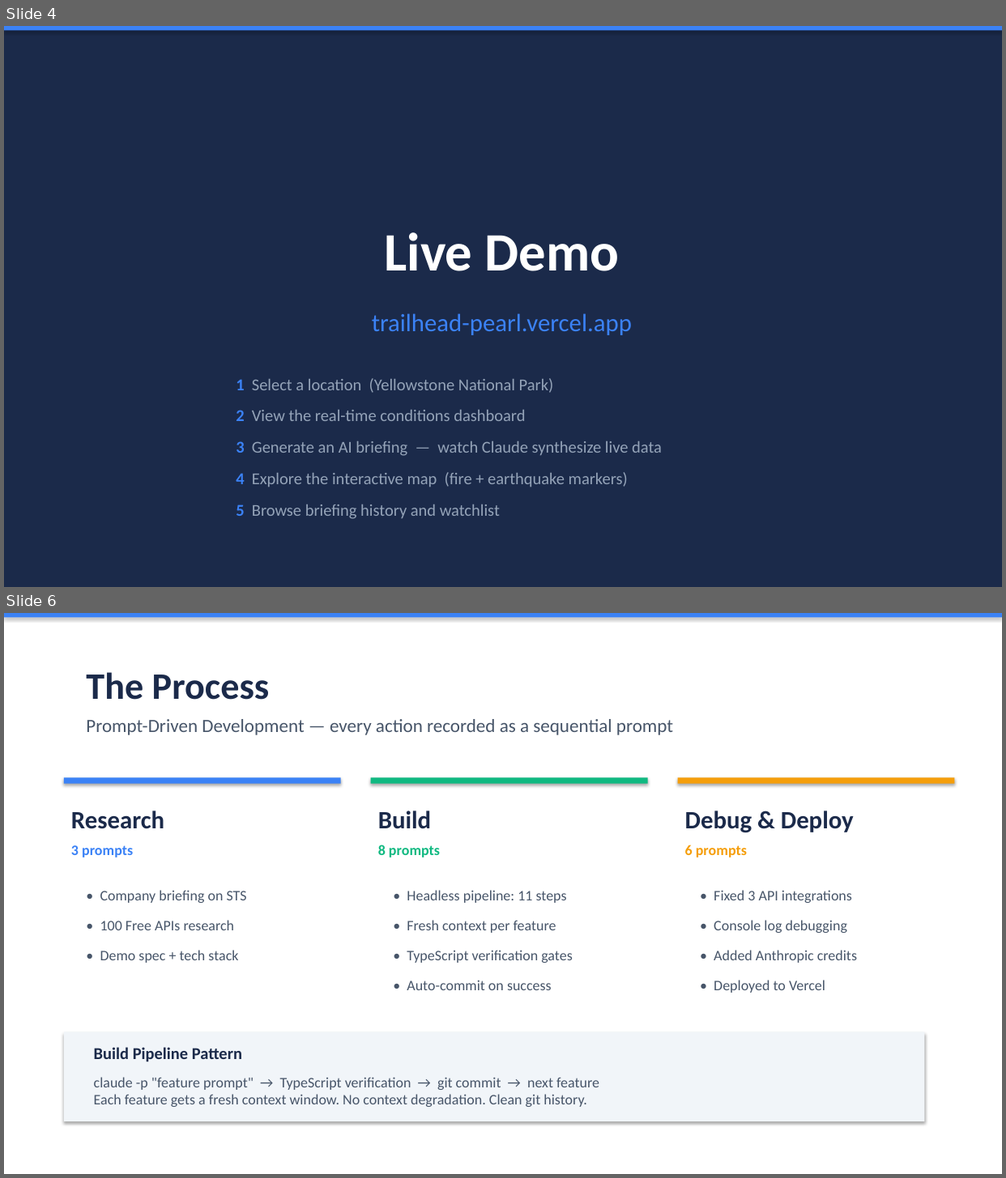
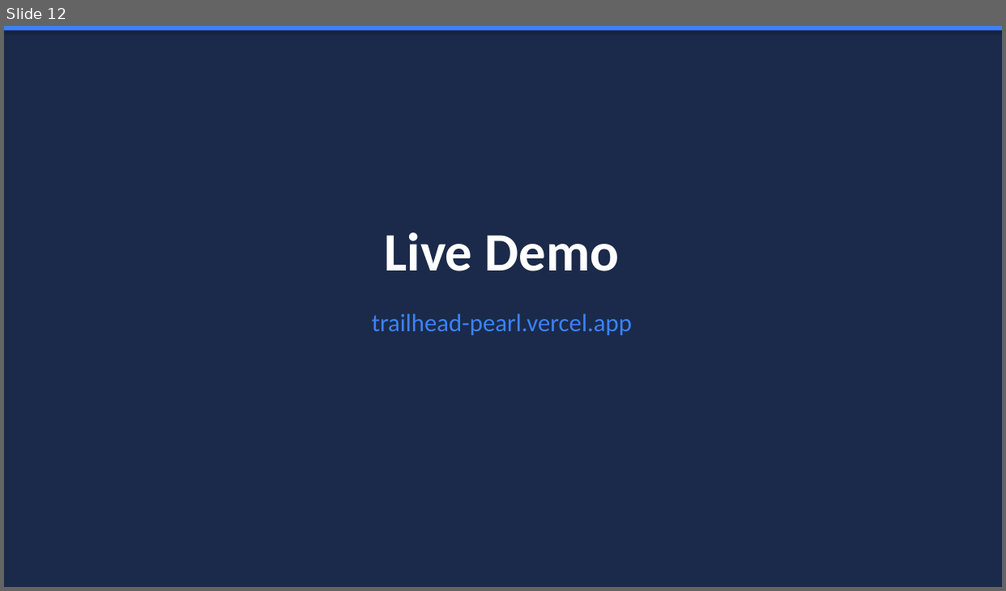
Before and after one commit to keepitsts/claude-ai-brown-bag, a slide deck: presentation/claude-code-brown-bag.pptx. Shown one above the other, each under a label of ours: slides 4 and 6 before the commit, slide 12 after it; the slides between them are not shown. The pictures are 1006x1178 and 1006x591 pixels, drawn with LibreOffice and Linux fonts; fonts in the diff are those of the drawing. Boxes give left, top, right and bottom in pixels: in the first picture for what was removed or moved away, otherwise in the second. Text is boxed around its words. In the diff, an @@ line names an element or a change of style, - is before the commit and + after.

```diff
--- a/presentation/claude-code-brown-bag.pptx
+++ b/presentation/claude-code-brown-bag.pptx
@@ slide 6 removed at (4, 613, 1002, 1174), background #FFFFFF @@
@@ rectangle removed at (4, 613, 1002, 618) @@
@@ text removed at (86, 672, 270, 700) @@
-The Process
@@ text removed at (86, 719, 673, 735) @@
-Prompt-Driven Development — every action recorded as a sequential prompt
@@ rectangle removed at (64, 777, 341, 784) @@
@@ rectangle removed at (371, 777, 648, 784) @@
@@ rectangle removed at (678, 777, 955, 784) @@
@@ text removed at (71, 811, 164, 829) @@
-Research
@@ text removed at (378, 811, 431, 829) @@
-Build
@@ text removed at (685, 811, 854, 833) @@
-Debug & Deploy
@@ text removed at (71, 845, 133, 858) @@
-3 prompts
@@ text removed at (378, 845, 440, 858) @@
-8 prompts
@@ text removed at (685, 845, 747, 858) @@
-6 prompts
@@ text removed at (100, 890, 247, 903) @@
-• Company briefing on STS
@@ text removed at (407, 890, 567, 903) @@
-• Headless pipeline: 11 steps
@@ text removed at (714, 890, 852, 903) @@
-• Fixed 3 API integrations
@@ text removed at (100, 920, 235, 931) @@
-• 100 Free APIs research
@@ text removed at (407, 920, 556, 933) @@
-• Fresh context per feature
@@ text removed at (714, 920, 847, 933) @@
-• Console log debugging
@@ text removed at (100, 950, 238, 963) @@
-• Demo spec + tech stack
@@ text removed at (407, 950, 572, 963) @@
-• TypeScript verification gates
@@ text removed at (714, 950, 857, 963) @@
-• Added Anthropic credits
@@ text removed at (407, 980, 552, 990) @@
-• Auto-commit on success
@@ text removed at (714, 980, 825, 993) @@
-• Deployed to Vercel
@@ rectangle removed at (64, 1033, 925, 1122) @@
@@ text removed at (94, 1047, 242, 1063) @@
-Build Pipeline Pattern
@@ text removed at (94, 1077, 599, 1107) @@
-claude -p "feature prompt" → TypeScript verification → git commit → next feature
-Each feature gets a fresh context window. No context degradation. Clean git history.
@@ what was slide 4 is now slide 12 @@
@@ slide 12 changed as well @@
@@ text removed at (236, 378, 554, 393) @@
-1 Select a location (Yellowstone National Park)
@@ text removed at (236, 410, 525, 421) @@
-2 View the real-time conditions dashboard
@@ text removed at (236, 442, 662, 456) @@
-3 Generate an AI briefing — watch Claude synthesize live data
@@ text removed at (236, 472, 628, 487) @@
-4 Explore the interactive map (fire + earthquake markers)
@@ text removed at (236, 505, 500, 519) @@
-5 Browse briefing history and watchlist
```
Also in this commit, not shown: 2 other slides changed, 11 slides added, 9 other slides removed, 2 other files.
